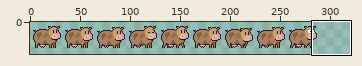
A pixel-art file gets an edit: gfx/cow.aseprite. Above, an overview of the earlier version with the close-up marked.
Close-up. Before:
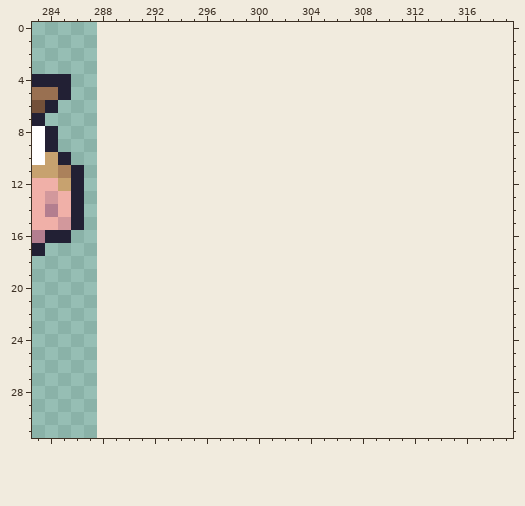
288x32 pixels, 1 frame. Shown: x 283..319, y 0..31. The old version is drawn lined up with the new one, on the new canvas.
Once edited:
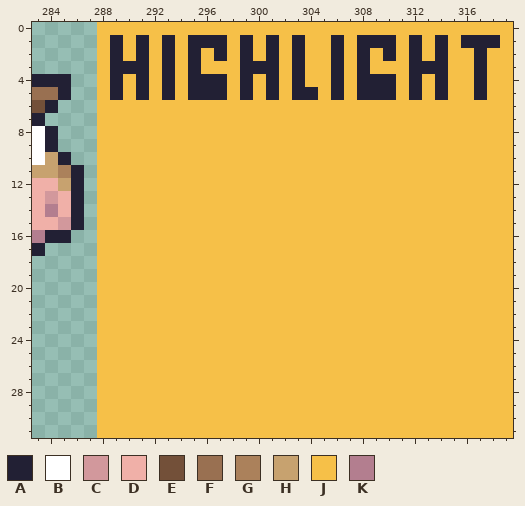
Palette (. is transparent): A #222034  B #ffffff  C #d2989c  D #f0b0a8  E #735039  F #997051  G #ab815b  H #c7a26f  J #f6c048  K #b37e8f
What changed:
canvas 288x32 -> 320x32
Changed rows in their new state; - is an unchanged pixel.
first column x 288:
 0 JJJJJJJJJJJJJJJJJJJJJJJJJJJJJJJJ
 1 JAJAJAJAAAJAJAJAJJAJAAAJAJAJAAAJ
 2 JAJAJAJAJAJAJAJAJJAJAJAJAJAJJAJJ
 3 JAAAJAJAJJJAAAJAJJAJAJJJAAAJJAJJ
 4 JAJAJAJAAAJAJAJAJJAJAAAJAJAJJAJJ
 5 JAJAJAJAAAJAJAJAAJAJAAAJAJAJJAJJ
 6 JJJJJJJJJJJJJJJJJJJJJJJJJJJJJJJJ
 7 JJJJJJJJJJJJJJJJJJJJJJJJJJJJJJJJ
 8 JJJJJJJJJJJJJJJJJJJJJJJJJJJJJJJJ
 9 JJJJJJJJJJJJJJJJJJJJJJJJJJJJJJJJ
10 JJJJJJJJJJJJJJJJJJJJJJJJJJJJJJJJ
11 JJJJJJJJJJJJJJJJJJJJJJJJJJJJJJJJ
12 JJJJJJJJJJJJJJJJJJJJJJJJJJJJJJJJ
13 JJJJJJJJJJJJJJJJJJJJJJJJJJJJJJJJ
14 JJJJJJJJJJJJJJJJJJJJJJJJJJJJJJJJ
15 JJJJJJJJJJJJJJJJJJJJJJJJJJJJJJJJ
16 JJJJJJJJJJJJJJJJJJJJJJJJJJJJJJJJ
17 JJJJJJJJJJJJJJJJJJJJJJJJJJJJJJJJ
18 JJJJJJJJJJJJJJJJJJJJJJJJJJJJJJJJ
19 JJJJJJJJJJJJJJJJJJJJJJJJJJJJJJJJ
20 JJJJJJJJJJJJJJJJJJJJJJJJJJJJJJJJ
21 JJJJJJJJJJJJJJJJJJJJJJJJJJJJJJJJ
22 JJJJJJJJJJJJJJJJJJJJJJJJJJJJJJJJ
23 JJJJJJJJJJJJJJJJJJJJJJJJJJJJJJJJ
24 JJJJJJJJJJJJJJJJJJJJJJJJJJJJJJJJ
25 JJJJJJJJJJJJJJJJJJJJJJJJJJJJJJJJ
26 JJJJJJJJJJJJJJJJJJJJJJJJJJJJJJJJ
27 JJJJJJJJJJJJJJJJJJJJJJJJJJJJJJJJ
28 JJJJJJJJJJJJJJJJJJJJJJJJJJJJJJJJ
29 JJJJJJJJJJJJJJJJJJJJJJJJJJJJJJJJ
30 JJJJJJJJJJJJJJJJJJJJJJJJJJJJJJJJ
31 JJJJJJJJJJJJJJJJJJJJJJJJJJJJJJJJ
